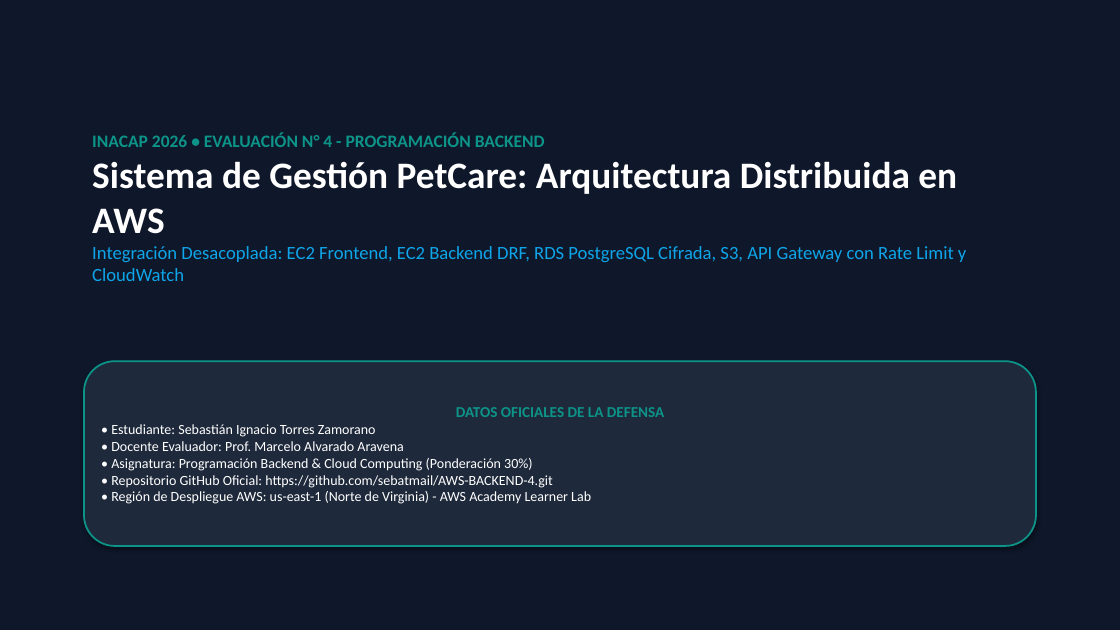
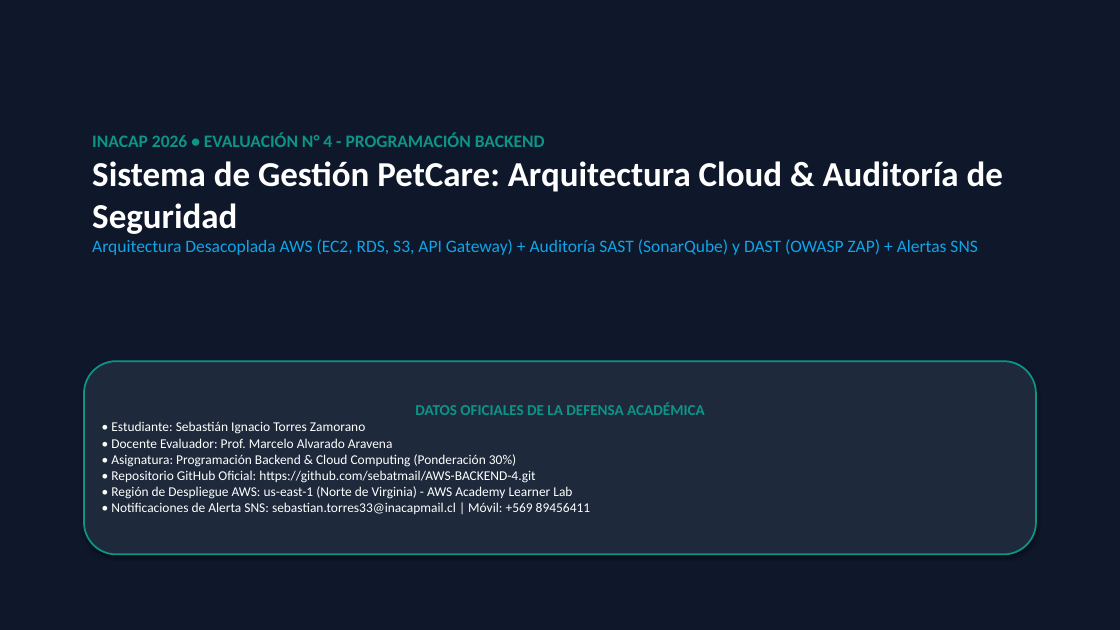
Before and after one commit to sebatmail/AWS-BACKEND-4, a slide deck: slide 1 of docs/PRESENTACION_EVALUACION_4_SEBASTIAN_TORRES.pptx. Drawn at 1120x630 pixels with LibreOffice and Linux fonts; fonts in the diff are those of the drawing. Boxes give left, top, right and bottom in pixels: in the first picture for what was removed or moved away, otherwise in the second. Text is boxed around its words. In the diff, an @@ line names an element or a change of style, - is before the commit and + after.

Commit message:
docs: add SAST and DAST security audit evidence, updated presentation and rubric reports

```diff
--- a/docs/PRESENTACION_EVALUACION_4_SEBASTIAN_TORRES.pptx
+++ b/docs/PRESENTACION_EVALUACION_4_SEBASTIAN_TORRES.pptx
@@ text at bbox=[92, 161, 1003, 255]: text changed; size 16 to 15 pt @@
-Sistema de Gestión PetCare: Arquitectura Distribuida en AWS
-Integración Desacoplada: EC2 Frontend, EC2 Backend DRF, RDS PostgreSQL Cifrada, S3, API Gateway con Rate Limit y CloudWatch
+Sistema de Gestión PetCare: Arquitectura Cloud & Auditoría de Seguridad
+Arquitectura Desacoplada AWS (EC2, RDS, S3, API Gateway) + Auditoría SAST (SonarQube) y DAST (OWASP ZAP) + Alertas SNS
@@ rounded rectangle "DATOS OFICIALES DE LA DEFENSA ...": place and size @@
-rounded rectangle "DATOS OFICIALES DE LA DEFENSA ..." at bbox=[84, 361, 1036, 546]
+rounded rectangle "DATOS OFICIALES DE LA DEFENSA ..." at bbox=[84, 361, 1036, 555]
@@ text in rounded rectangle at bbox=[415, 402, 705, 415]: text changed @@
-DATOS OFICIALES DE LA DEFENSA
+DATOS OFICIALES DE LA DEFENSA ACADÉMICA
@@ text in rounded rectangle at bbox=[111, 421, 572, 499]: size 12 to 11.5 pt in "• Estudiante: Sebastián Ignacio Torres Zamorano", "• Docente Evaluador: Prof. Marcelo Alvarado Aravena", "• Asignatura: Programación Backend & Cloud Computing ...", "• Repositorio GitHub Oficial: https://github.com/sebatmail/A ..." and 1 more places @@
@@ text in rounded rectangle at bbox=[111, 502, 590, 514]: paragraph added @@
+• Notificaciones de Alerta SNS: sebastian.torres33@inacapmail.cl | Móvil: +569 89456411
```
Also in this commit, not shown: 9 other slides changed, 3 slides added, 9 other files.
